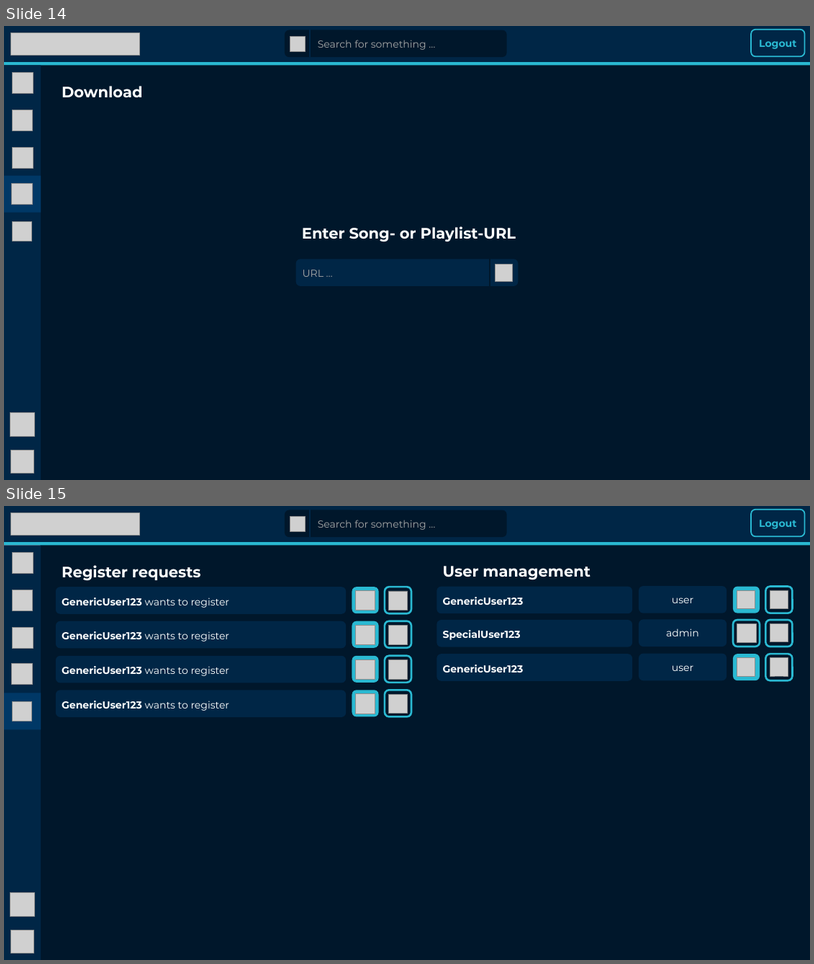
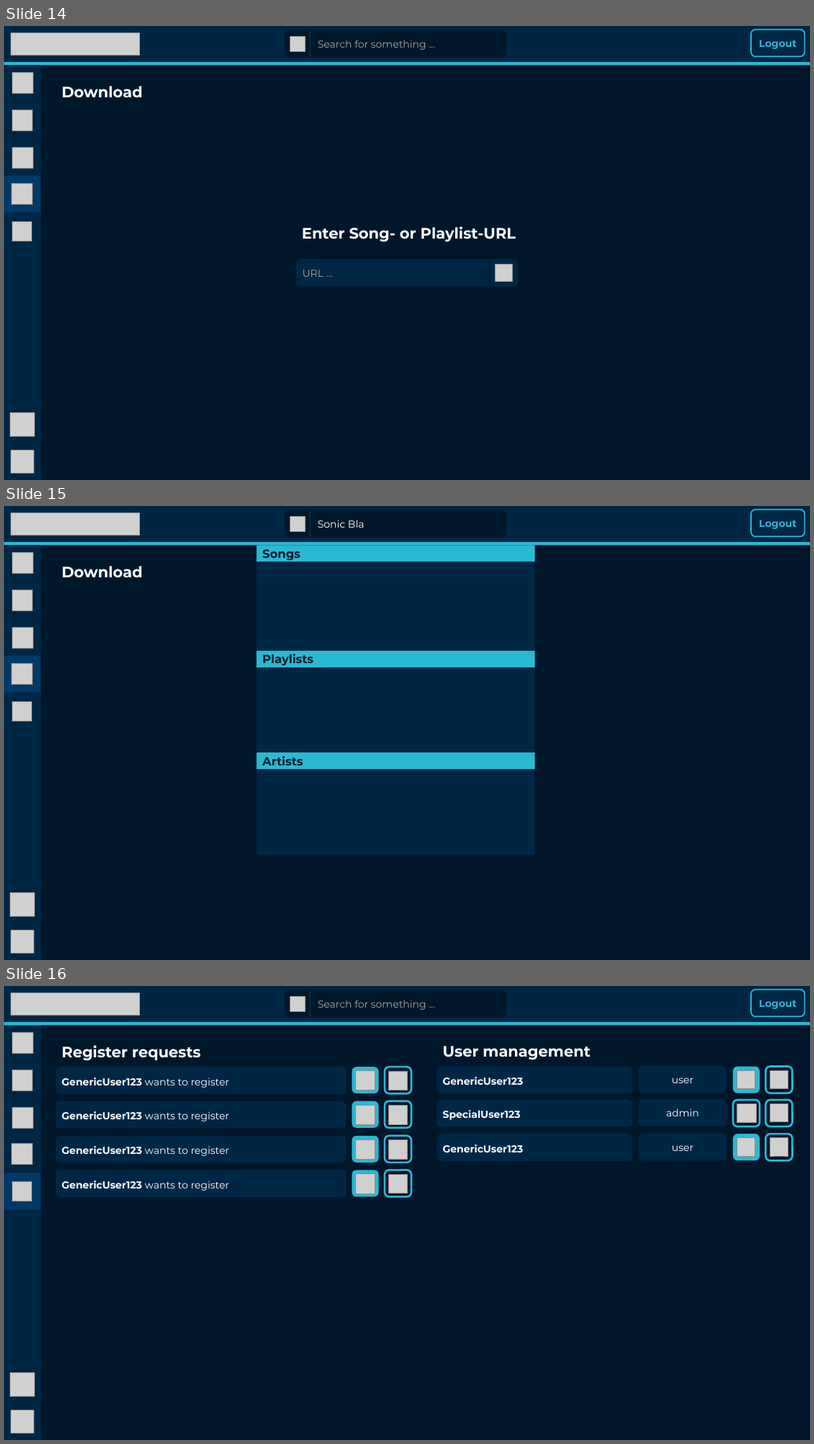
Before and after one commit to julianamschwand/SonicWave, a slide deck: mockups/SonicWaveMockup.pptx. Shown one above the other, each under a label of ours: slides 14 and 15 before the commit, slides 14, 15 and 16 after it. The pictures are 814x964 and 814x1444 pixels, drawn with LibreOffice and Linux fonts; fonts in the diff are those of the drawing; grey boxes stand for pictures. Boxes give left, top, right and bottom in pixels: in the first picture for what was removed or moved away, otherwise in the second. Text is boxed around its words. In the diff, an @@ line names an element or a change of style, - is before the commit and + after.

```diff
--- a/mockups/SonicWaveMockup.pptx
+++ b/mockups/SonicWaveMockup.pptx
@@ slide 15 added at (x1=4, y1=506, x2=810, y2=960), background #FFFFFF @@
@@ rectangle added at (x1=4, y1=506, x2=810, y2=960), fill #00172B @@
@@ rectangle added at (x1=4, y1=506, x2=810, y2=543), fill #002646 @@
@@ picture added at (x1=11, y1=512, x2=140, y2=536) @@
@@ rounded rectangle added at (x1=285, y1=510, x2=507, y2=538), fill #00172B @@
@@ picture added at (x1=290, y1=516, x2=305, y2=531) @@
@@ line added from (310, 509) to (310, 537), #002646 1.5 pt @@
@@ text added at (x1=318, y1=520, x2=365, y2=528), 12 pt, text #FFFFFF @@
+Sonic Bla
@@ rounded rectangle added at (x1=751, y1=510, x2=805, y2=537), outline #2AB9D2 1.5 pt, 12 pt, text #2AB9D2, bold @@
+Logout
@@ rectangle added at (x1=4, y1=542, x2=810, y2=546), fill #2AB9D2 @@
@@ rectangle added at (x1=4, y1=546, x2=41, y2=960), fill #002646 @@
@@ rectangle added at (x1=257, y1=546, x2=535, y2=854), fill #002646 @@
@@ rectangle added at (x1=257, y1=546, x2=535, y2=561), fill #2AB9D2, 14 pt, text #00172B, bold @@
+Songs
@@ picture added at (x1=12, y1=553, x2=33, y2=574) @@
@@ text added at (x1=62, y1=566, x2=142, y2=577), 18 pt, text #FFFFFF, bold @@
+Download
@@ picture added at (x1=12, y1=590, x2=32, y2=610) @@
@@ picture added at (x1=12, y1=627, x2=33, y2=648) @@
@@ rectangle added at (x1=4, y1=656, x2=41, y2=692), fill #003866 @@
@@ rectangle added at (x1=257, y1=651, x2=535, y2=667), fill #2AB9D2, 14 pt, text #00172B, bold @@
+Playlists
@@ picture added at (x1=12, y1=663, x2=33, y2=685) @@
@@ picture added at (x1=13, y1=701, x2=32, y2=721) @@
@@ rectangle added at (x1=257, y1=752, x2=535, y2=769), fill #2AB9D2, 14 pt, text #00172B, bold @@
+Artists
@@ picture added at (x1=10, y1=893, x2=34, y2=917) @@
@@ picture added at (x1=10, y1=930, x2=34, y2=953) @@
@@ what was slide 15 is now slide 16 @@
```
Also in this commit, not shown: 13 other files.
